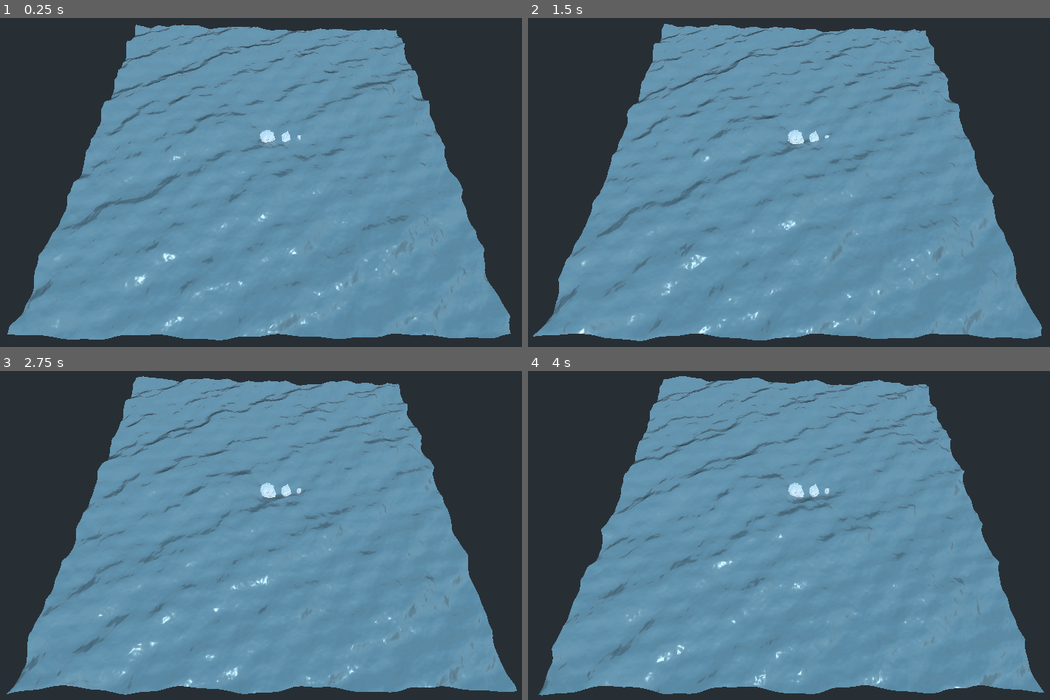
Above: before the commit, frames 1-4 (two rows, left to right).
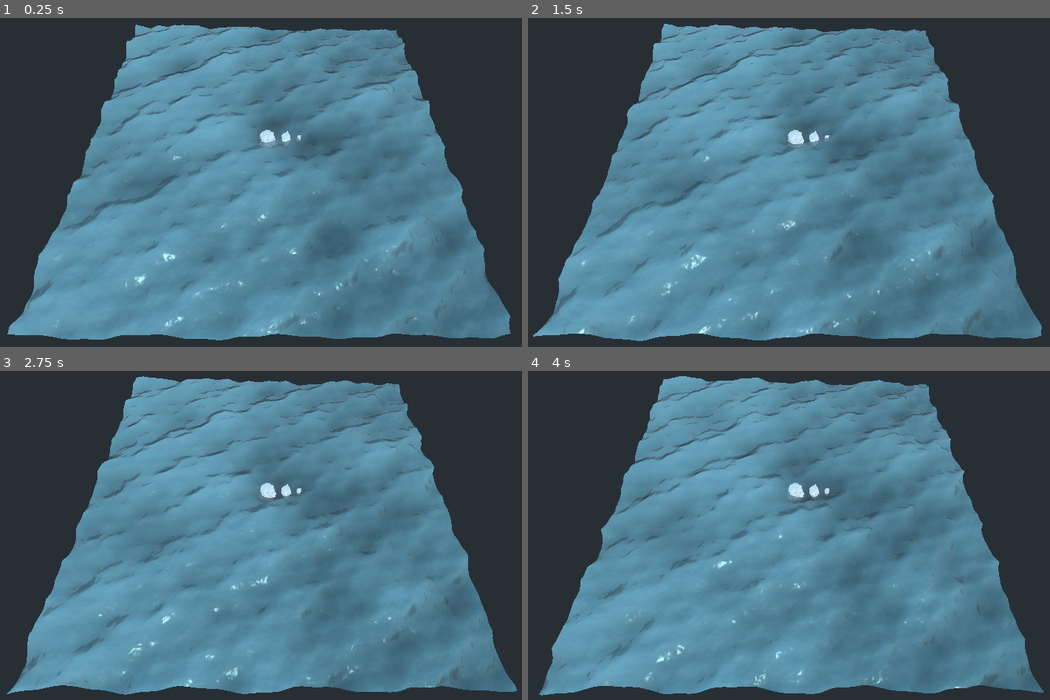
Above: after the commit, the same moments.

Repository: creikey/foamy-ocean
Game: Godot game, scene res://Main.tscn
Two runs of this game, one before a commit and one after it. Both use one fixed random seed, a clock stepped at 60 frames per second and the inputs below.
Inputs:
- Up to frame 1 (0.25 s): no input
- Up to frame 2 (1.5 s): no input
- Up to frame 3 (2.75 s): no input
- Up to frame 4 (4 s): no input

The runs differ from the first frame. In frame 1, 16% of the frame differs, in the area x 17-98%, y 3-98%; in frame 2, 16%; in frame 3, 16%; in frame 4, 16%.

Commit message:
Vary color with height

Diff:
--- a/src/Main.tscn
+++ b/src/Main.tscn
@@ -70,10 +70,13 @@
 	return to_return;
 }
 
+varying float height;
+
 void vertex() {
 	float time = TIME / 2.0;
 	vec3 wave_result = wave(VERTEX.xz, time);
 	VERTEX.y += wave_result.y;
+	height = wave_result.y;
 	VERTEX.x += wave_result.x;
 	VERTEX.z += wave_result.z;
 	TANGENT = normalize(vec3(0.0, wave(VERTEX.xz + vec2(0.0, 0.2), time).y - wave(VERTEX.xz + vec2(0.0, -0.2), time).y, 0.4));
@@ -82,7 +85,7 @@
 }
 
 void fragment() {
-	ALBEDO = color.rgb;
+	ALBEDO = color.rgb * ((height + 2.0) / 8.0);
 	ALPHA = color.a;
 	METALLIC = metallic;
 	ROUGHNESS = roughness;
@@ -101,7 +104,7 @@
 shader_param/wave_3 = Plane( 0.8, 4, 0.22, 9 )
 shader_param/noise_zoom = 0.11
 shader_param/noise_amp = 11.99
-shader_param/color = Color( 0.572549, 0.709804, 0.764706, 0.964706 )
+shader_param/color = Color( 0.52549, 0.717647, 0.760784, 0.901961 )
 shader_param/refraction = 0.03
 shader_param/metallic = 0.37
 shader_param/roughness = 0.3
